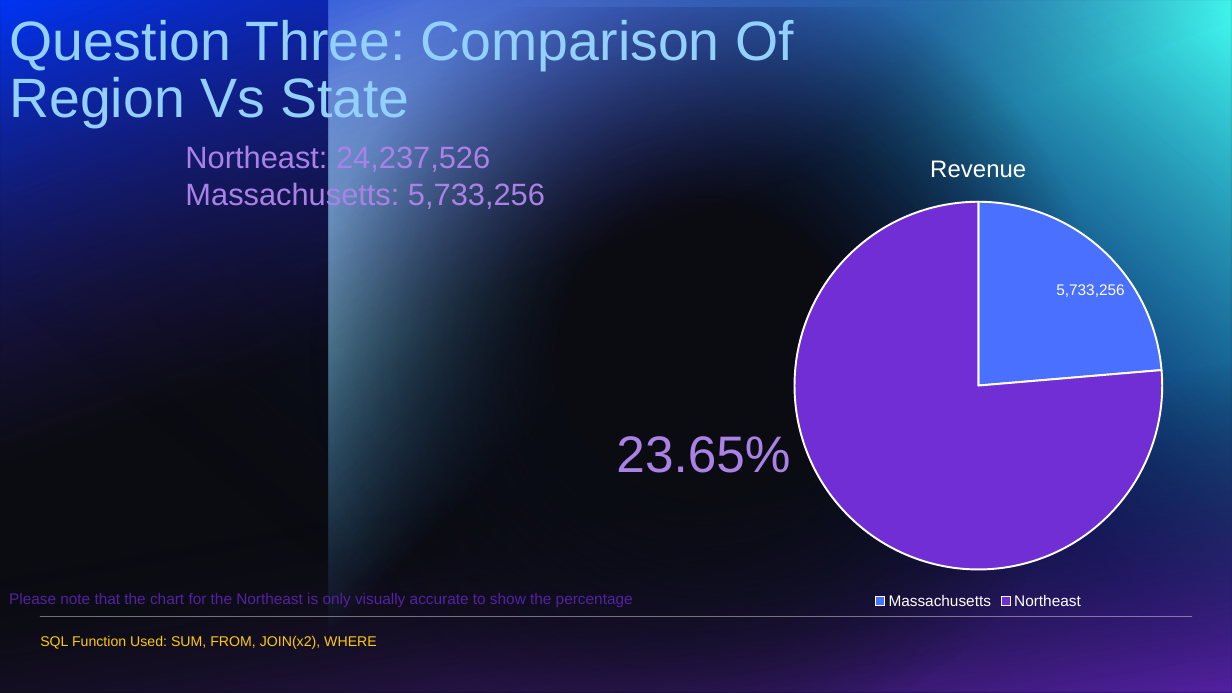
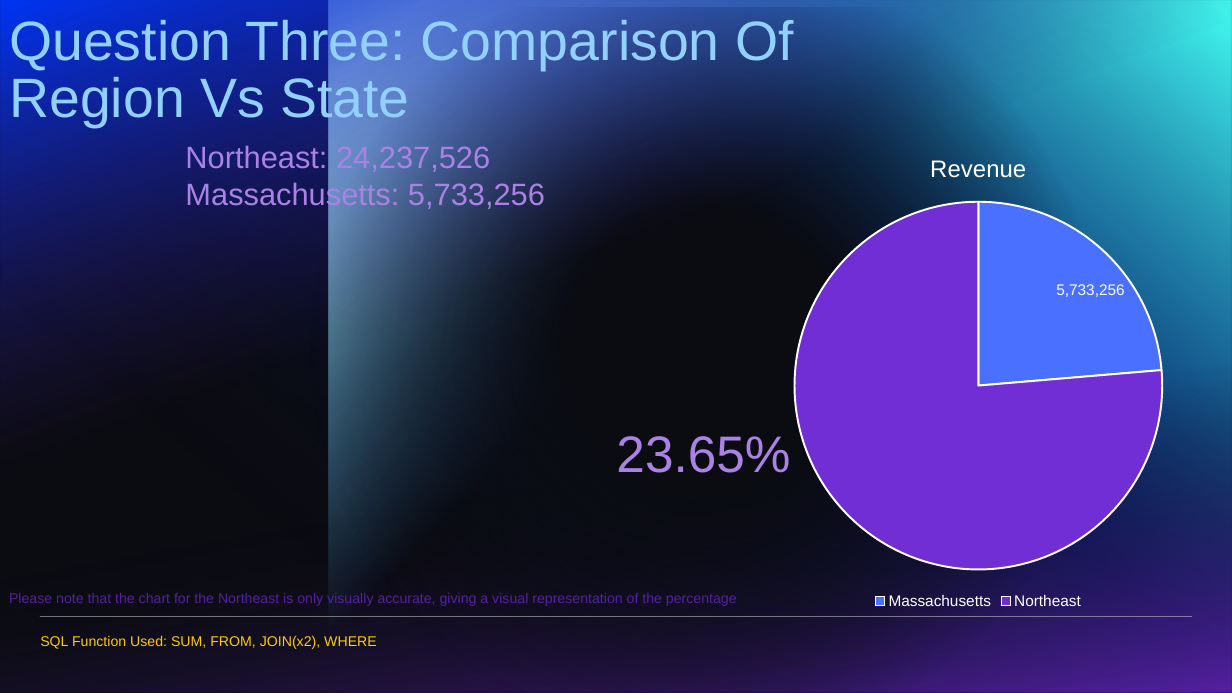
Before and after one commit to AmaiyahY/Capstone_1, a slide deck: slide 4 of Young_Capstone_Presentation.pptx. Drawn at 1232x693 pixels with LibreOffice and Linux fonts; fonts in the diff are those of the drawing. Boxes give left, top, right and bottom in pixels: in the first picture for what was removed or moved away, otherwise in the second. Text is boxed around its words. In the diff, an @@ line names an element or a change of style, - is before the commit and + after.

```diff
--- a/Young_Capstone_Presentation.pptx
+++ b/Young_Capstone_Presentation.pptx
@@ text at (x1=9, y1=593, x2=737, y2=606): text changed; size 12 to 11 pt @@
-Please note that the chart for the Northeast is only visually accurate to show the percentage
+Please note that the chart for the Northeast is only visually accurate, giving a visual representation of the percentage
```
Also in this commit, not shown: 1 other slide changed, 1 other file.
